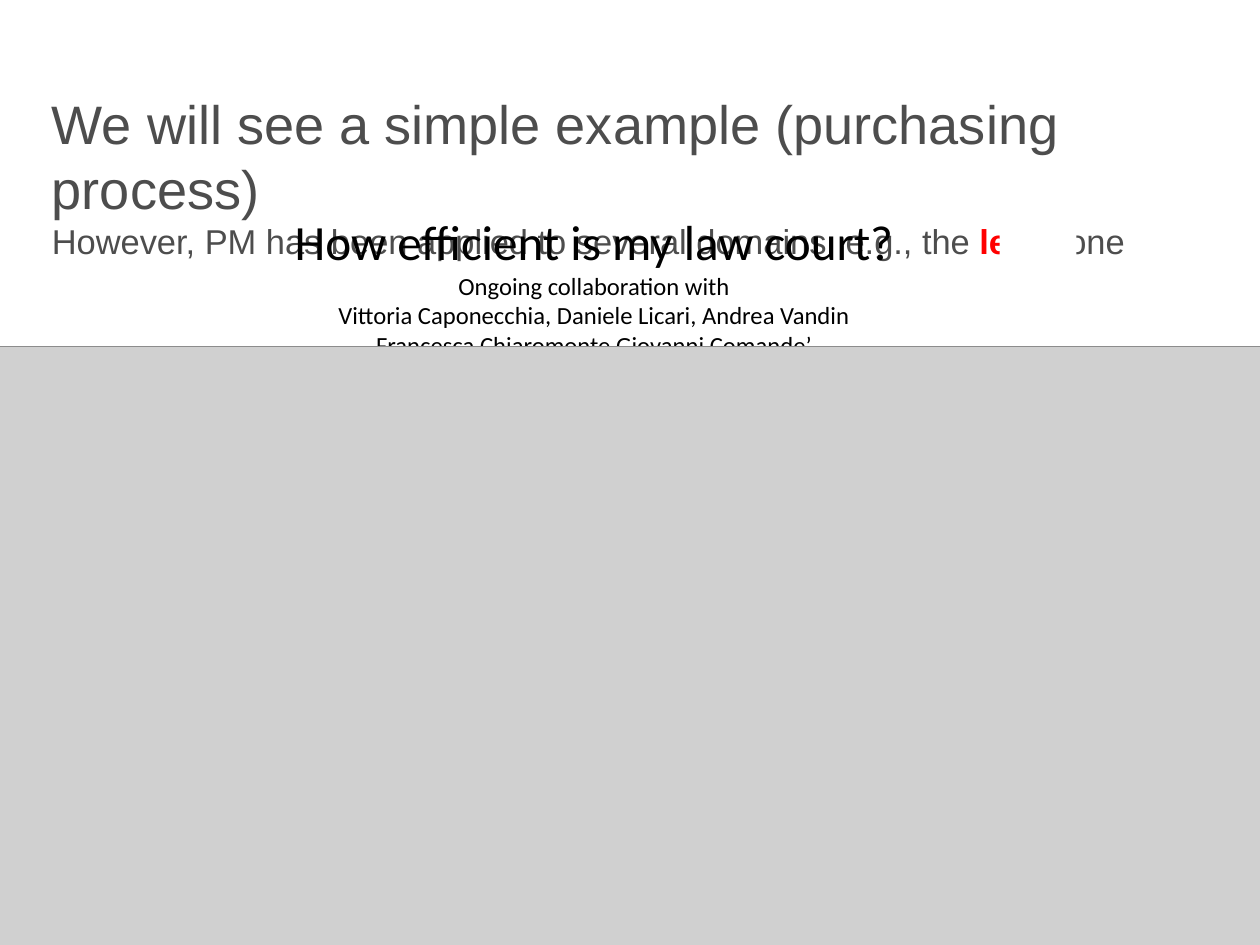
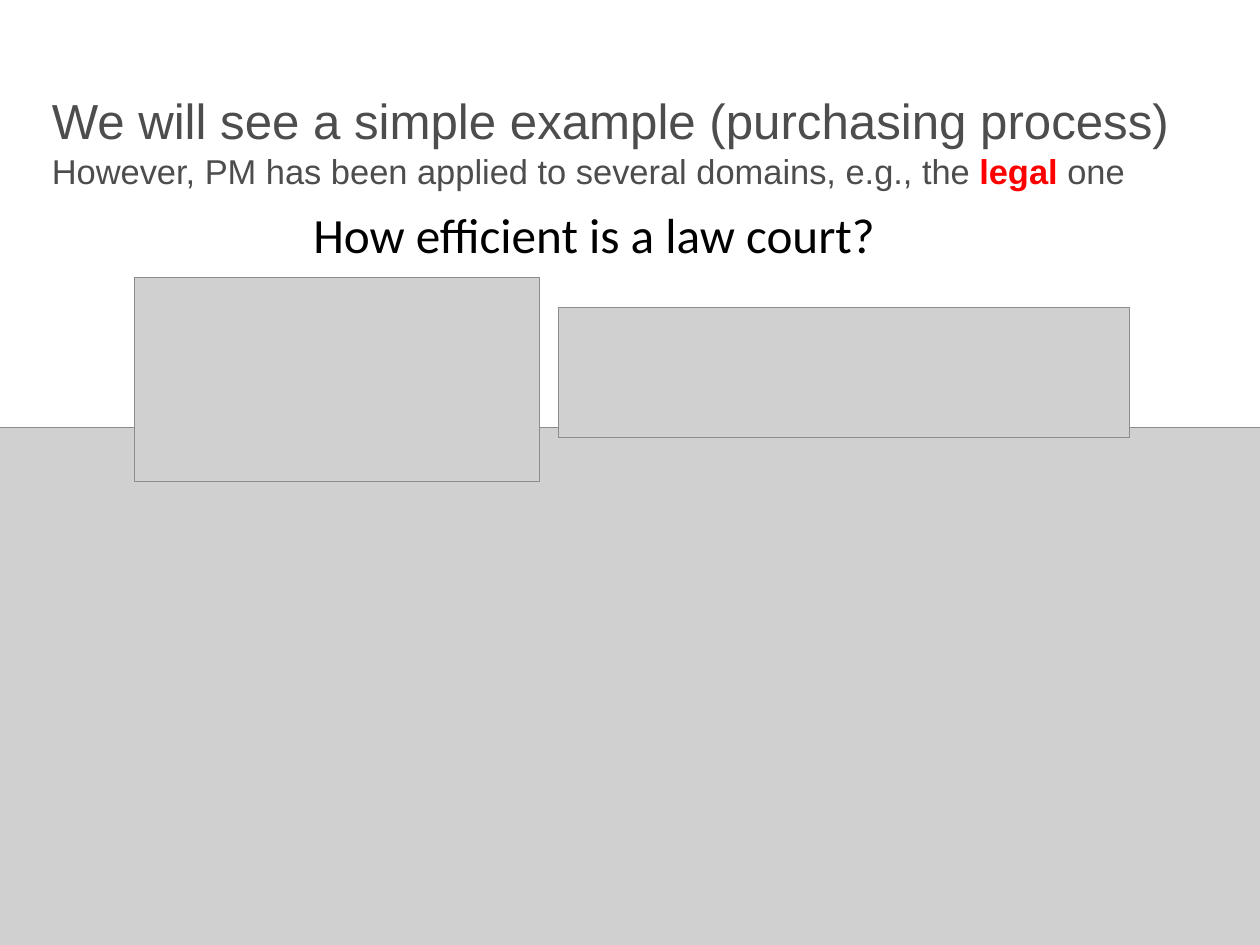
Before and after one commit to EMbeDS-education/ComputingDataAnalysisModeling20252026, a slide deck: slide 10 of PDAI/slides/processMining/ProcessMiningTutorial.pptx. Drawn at 1260x945 pixels with LibreOffice and Linux fonts; fonts in the diff are those of the drawing; grey boxes stand for pictures; background and template pictures are left out. Boxes give left, top, right and bottom in pixels: in the first picture for what was removed or moved away, otherwise in the second. Text is boxed around its words. In the diff, an @@ line names an element or a change of style, - is before the commit and + after.

```diff
--- a/PDAI/slides/processMining/ProcessMiningTutorial.pptx
+++ b/PDAI/slides/processMining/ProcessMiningTutorial.pptx
@@ title "We will see a simple ..." at bbox=[52, 103, 1169, 190]: size 44 to 40 pt in "We will see a simple example (purchasing ..." @@
@@ text at bbox=[313, 218, 875, 254]: text changed; size 20 to 40 pt @@
-How efficient is my law court?
-Ongoing collaboration with
-Vittoria Caponecchia, Daniele Licari, Andrea Vandin
-Francesca Chiaromonte Giovanni Comande’
+How efficient is a law court?
@@ picture added at bbox=[135, 277, 540, 482] @@
@@ picture added at bbox=[558, 307, 1130, 439] @@
@@ picture: place and size @@
-picture at bbox=[0, 347, 1260, 945]
+picture at bbox=[0, 428, 1260, 945]
```
Also in this commit, not shown: 5 other slides changed, 1 slide added, 3 other files.
